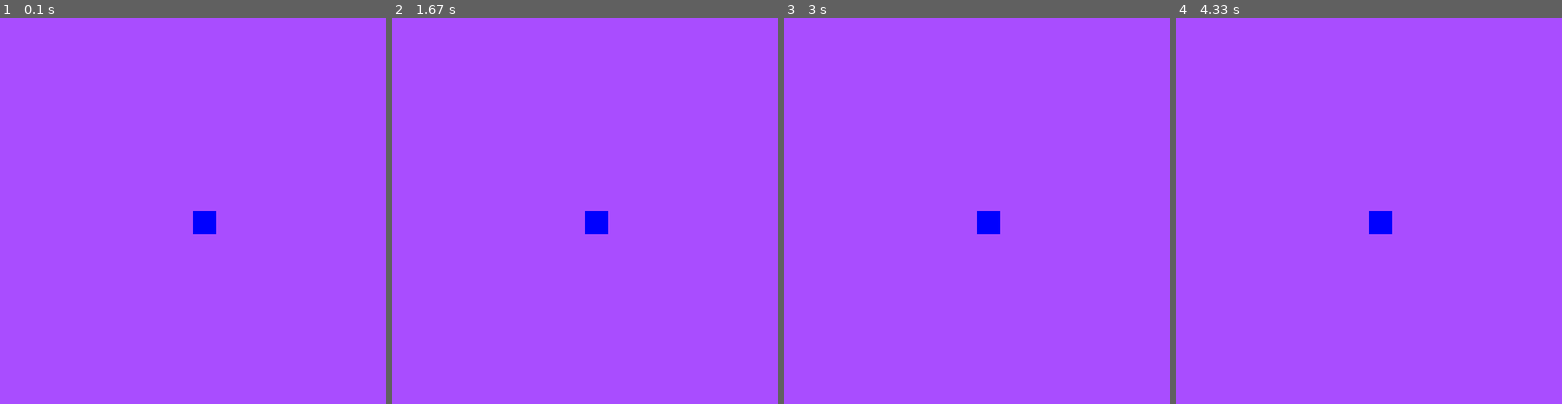
Above: before the commit, frames 1-4 (left to right).
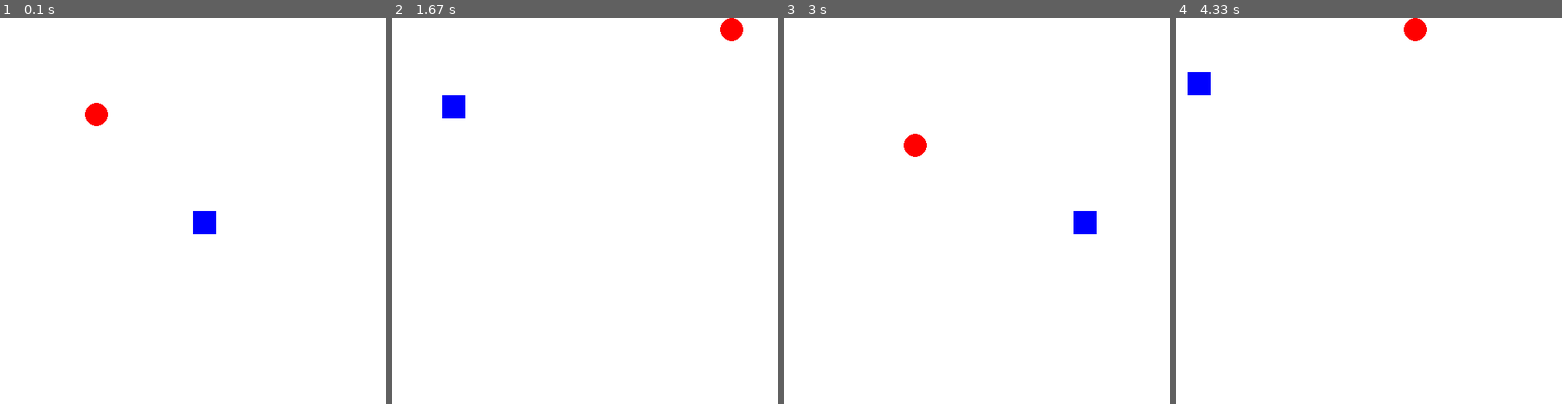
Above: after the commit, the same moments.

Repository: zsherry2106/Game_Design_BlockA_Sherry_Zhang
Game: pygame game, started from Notes/pygame_notes.py
Same seed, same stepped clock (60 frames per second), same inputs: the game is played once before the commit and once after it.
Inputs:
- Up to frame 1 (0.1 s): no input
- Up to frame 2 (1.67 s): tap W at 0.33 s; hold Right 0.67-1.13 s; hold D 0.67-1.13 s; hold Up 1.17-1.47 s; hold W 1.17-1.47 s; hold Right from 1.5 s (still down); hold D from 1.5 s (still down)
- Up to frame 3 (3 s): release Right at 1.97 s; release D at 1.97 s; hold Left 2-2.53 s; hold A 2-2.53 s; hold Down 2.57-2.87 s; hold S 2.57-2.87 s; hold Left from 2.9 s (still down); hold A from 2.9 s (still down)
- Up to frame 4 (4.33 s): release Left at 3.3 s; release A at 3.3 s; hold Up 3.33-3.7 s; hold W 3.33-3.7 s; hold Right from 3.73 s (still down); hold D from 3.73 s (still down)

The runs differ from the first frame. In frame 1, 100% of the frame differs, in the area x 0-100%, y 0-100%; in frame 2, 100%; in frame 3, 100%; in frame 4, 100%.

Commit message:
pygame notes

Diff:
--- a/Notes/pygame_notes.py
+++ b/Notes/pygame_notes.py
@@ -42,19 +42,28 @@
 
 # color = input("Enter a color, red, green, blue, white, or black: ")
 # color = colors.get(color)
-color = random.choice(list(colors.keys()))
+# color = random.choice(list(colors.keys()))
+color = 'white'
 color = colors.get(color)
 
 window.fill(color)
 pygame.display.set_caption("Game Window")
 running = True
+
+
 rect_y = height/2
 rect_x = width/2
+
 wbox = 30
 hbox = 30
+
+
 radius = wbox/2
+circle_x = width/4
+circle_y = height/4
+
+
 speed = 5
-rect = pygame.Rect(width/2, height/2, wbox, hbox)
 # circle = pygame.circle(width/4, height/4, radius)
 
 while running:
@@ -63,34 +72,45 @@
     left_pressed, middle_pressed, right_pressed = pygame.mouse.get_pressed()
     # mouse = pygame.mouse.get_pos()
     # print(mouse
-    pygame.draw.rect(window, colors.get('blue'), rect)
-    # pygame.draw.circle(window, colors.get('blue'), (width/4, height/4), radius)
+    pygame.draw.rect(window, colors.get('blue'), (rect_x, rect_y, wbox, hbox))
+    pygame.draw.circle(window, colors.get('red'), (circle_x, circle_y), radius)
 
     for event in pygame.event.get():
         if event.type == pygame.QUIT:
             running = False
 
     keyPressed = pygame.key.get_pressed()
+
     if keyPressed[pygame.K_UP]:
         rect_y -= speed
-    if keyPressed[pygame.K_DOWN]:
+    elif keyPressed[pygame.K_DOWN]:
         rect_y += speed
+
     if keyPressed[pygame.K_RIGHT]:
         rect_x += speed
-    if keyPressed[pygame.K_LEFT]:
+    elif keyPressed[pygame.K_LEFT]:
         rect_x -= speed
 
-    # print(rect_y)
-
-    if rect_y == 0:
+    if rect_y <= 0:
         rect_y = height - hbox
-    if rect_y == height:
+    elif rect_y >= height:
         rect_y = 0
 
-    if rect_x == 0:
+    if rect_x <= 0:
         rect_x = width - wbox
-    if rect_x == width:
+    elif rect_x >= width:
         rect_x = 0
 
 
+    if keyPressed[pygame.K_w] and circle_y > radius:
+        circle_y -= speed
+    elif keyPressed[pygame.K_s] and circle_y < height - radius:
+        circle_y += speed
+
+    if keyPressed[pygame.K_a] and circle_x > radius:
+        circle_x -= speed
+    elif keyPressed[pygame.K_d] and circle_x <  width - radius:
+        circle_x += speed
+
+
     pygame.display.flip()
